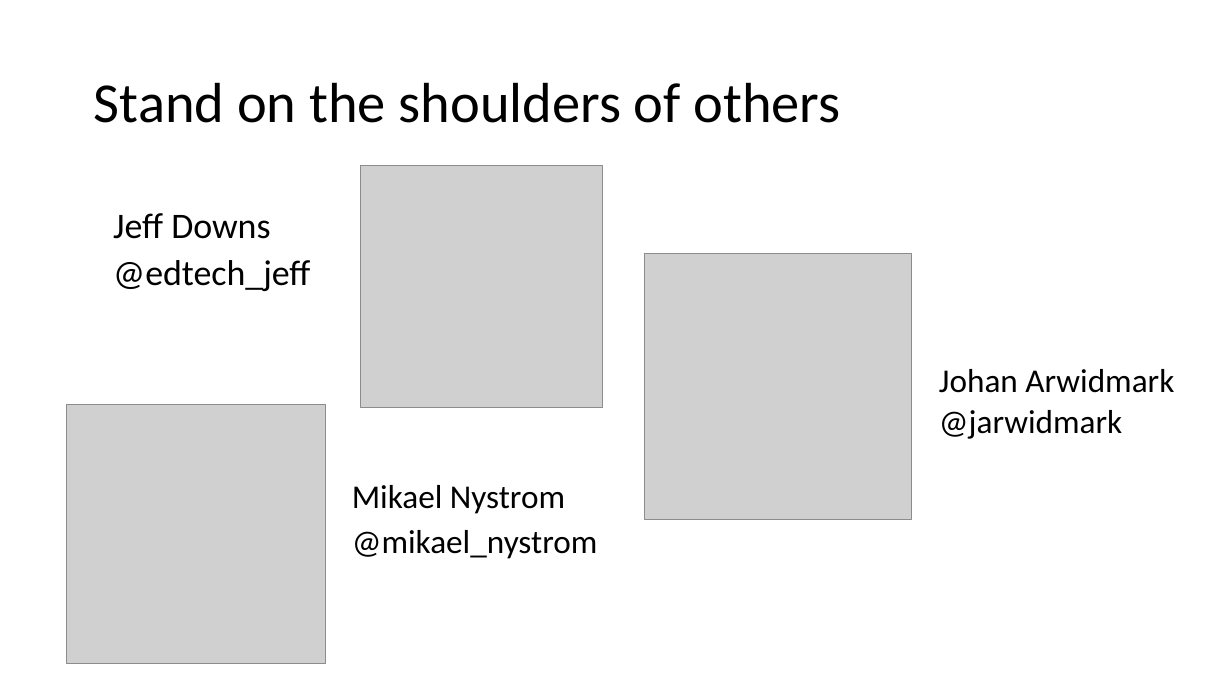
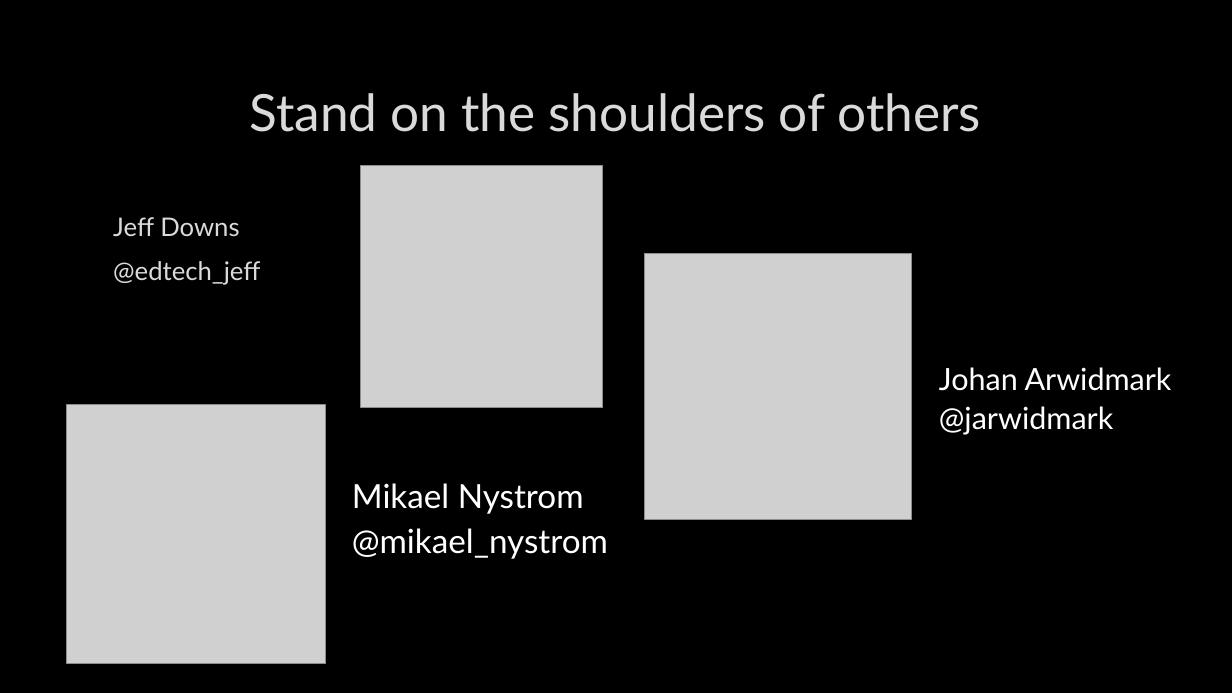
Before and after one commit to fydexx/HECC-2018, a slide deck: slide 3 of Deploying Windows 10 With MDT - Intro Slides.pptx. Drawn at 1232x693 pixels with LibreOffice and Linux fonts; fonts in the diff are those of the drawing; grey boxes stand for pictures; background and template pictures are left out. Boxes give left, top, right and bottom in pixels: in the first picture for what was removed or moved away, otherwise in the second. Text is boxed around its words. In the diff, an @@ line names an element or a change of style, - is before the commit and + after.

```diff
--- a/Deploying Windows 10 With MDT - Intro Slides.pptx
+++ b/Deploying Windows 10 With MDT - Intro Slides.pptx
@@ background #FFFFFF to picture (left out) @@
@@ title "Stand on the shoulders of ...": place and size @@
-title "Stand on the shoulders of ..." at [94, 82, 841, 123]
+title "Stand on the shoulders of ..." at [250, 93, 981, 132]
@@ title "Stand on the shoulders of ..." at [250, 93, 981, 132]: size 44 to 40 pt, font Calibri to Lato, text colour #000000 to #DADADA, letter outline none to #404040 0.75 pt; alignment left to centre; line spacing 0.9 to 1 @@
@@ text "Jeff Downs" at [113, 217, 260, 285]: size 28 to 20 pt, font Calibri to Lato, text colour #000000 to #DADADA, letter outline none to #404040 0.75 pt; line spacing 0.8 to 1 @@
@@ text "Johan Arwidmark" at [939, 367, 1172, 435]: size 25.9 to 23.8 pt, font Calibri to Lato, text colour #000000 to #FFFFFF @@
@@ text "Mikael Nystrom" at [352, 483, 608, 559]: font Calibri to Lato, text colour #000000 to #FFFFFF @@
```
Also in this commit, not shown: 4 other slides changed.
